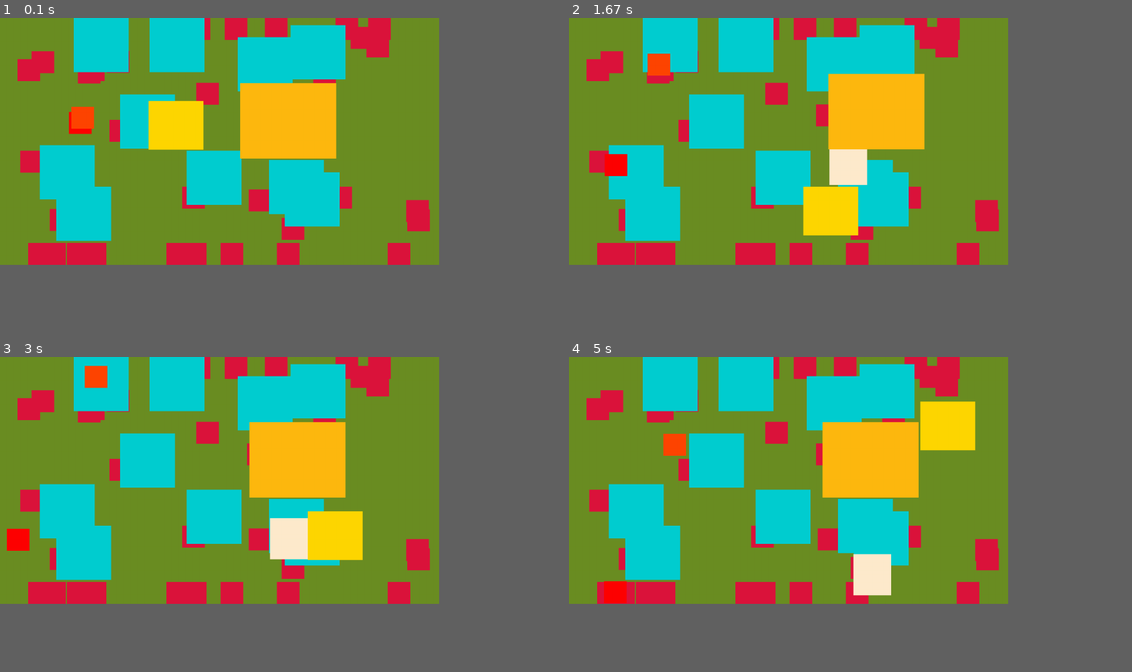
Above: before the commit, frames 1-4 (two rows, left to right).
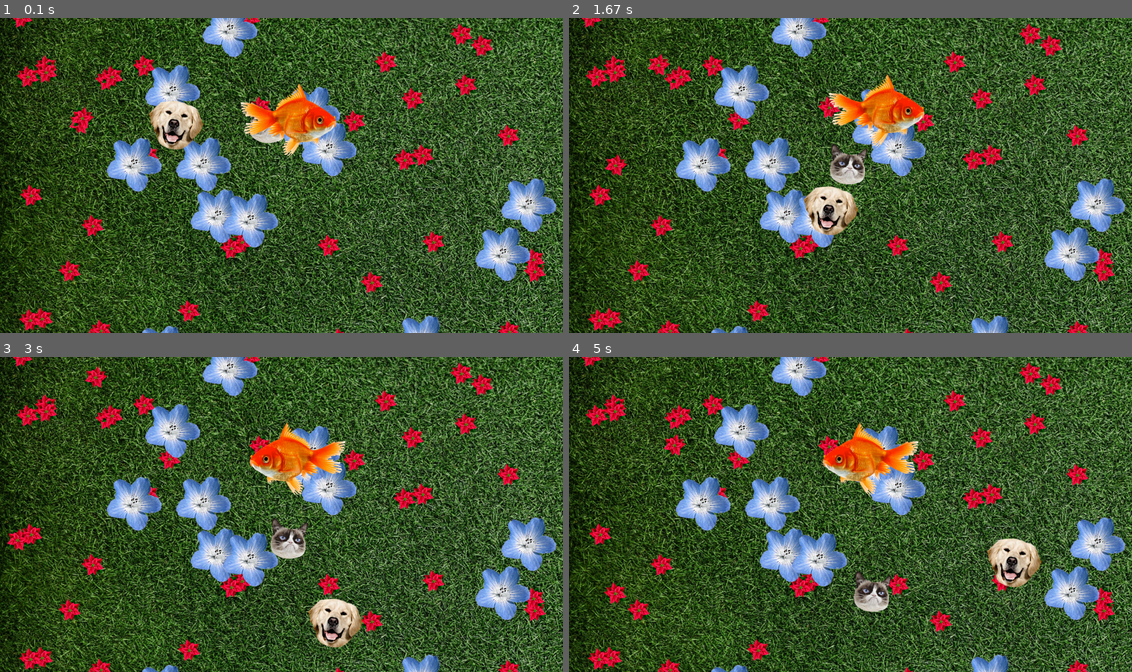
Above: after the commit, the same moments.

Repository: jimmygizmo/pygamefun
Game: pygame game, started from game/main.py
The game is run twice, just before and just after one commit, with the same random seed, the same clock (stepped at 60 frames per second) and the same inputs.
Inputs:
- Up to frame 1 (0.1 s): no input
- Up to frame 2 (1.67 s): tap Space at 0.33 s; hold Right 0.67-1.13 s; hold Up 1.17-1.47 s; hold Right from 1.5 s (still down)
- Up to frame 3 (3 s): release Right at 1.97 s; hold Left 2-2.53 s; hold Down 2.57-2.87 s; hold Left from 2.9 s (still down)
- Up to frame 4 (5 s): release Left at 3.3 s; hold Up 3.33-3.7 s; hold Right 3.73-4.37 s; hold Down 4.4-4.77 s; hold Left from 4.8 s (still down)
In our replay, the window is 702x395 before the commit and 900x504 after it. These sizes can differ from the game's own. Grey fills any space a smaller window leaves; there, only what the larger window draws over its background counts as a difference.

The runs differ from the first frame. In frame 1, 96% of the frame differs, in the area x 0-100%, y 0-100%; in frame 2, 96%; in frame 3, 98%; in frame 4, 98%.

Commit message:
fixed bug in which sprayed props were being bound at walls when legacy design allowed them to besprayed beyond or crossing edges for a nice BG look. fix was to break out wall physics in to a separate Entity method and then override it and pass it in Prop class. clean perfect fix and proper design pattern. we have good design patterns in all our OOP in this app now and it is clear we can make fixes and changes very quickly now, which is part of the huge benefit of well-designed OOP Python and a well designed class hierarchy etc.

Diff:
--- a/game/main.py
+++ b/game/main.py
@@ -9,14 +9,14 @@
 
 # ###############################################    CONFIGURATION    ##################################################
 
-SCREEN_WIDTH = 1280.0
-SCREEN_HEIGHT = 720.0
+SCREEN_WIDTH = 1640.0
+SCREEN_HEIGHT = 920.0
 TICKRATE = 60  # (frame rate) - 0/None gives maximum/unlimited. Depends on code but recently saw 500-1000 FPS.
 GAME_TITLE = 'Space Blasto'
 BGCOLOR = 'olivedrab'
 BGIMG = 'lawn-bg-dark-2560x1440.jpg'  # 'grass-field-med-1920x1249.jpg'  # 'lawn-bg-dark-2560x1440.jpg'
 ASSET_PATH = 'assets'  # Relative path with no trailing slash.
-DEBUG = True
+DEBUG = False
 ACID_MODE = False  # Suppress background re-painting. This makes objects leave psychedelic trails for a fun effect.
 
 # List of tuples of the phase name and the phase duration in frames/iterations. collections.deque.popleft() is said
@@ -192,10 +192,10 @@
        'w': 66,
        'h': 64,
        'color': 'crimson',
-       'x': 640.0,
-       'y': 360.0,
-       'spray_count': 40,
-       'spray_radius': 600.0,
+       'x': 804.0,
+       'y': 440.0,
+       'spray_count': 60,
+       'spray_radius': 780.0,
     },
     {
        'name': 'blue-flower',
@@ -204,10 +204,10 @@
        'w': 160,
        'h': 158,
        'color': 'darkturquoise',
-       'x': 510.0,
-       'y': 160.0,
-       'spray_count': 10,
-       'spray_radius': 480.0,
+       'x': 880.0,
+       'y': 360.0,
+       'spray_count': 18,
+       'spray_radius': 680.0,
     },
 ]  # prop_templates: list[PropTemplate]
 
@@ -230,7 +230,7 @@
 # #############################################    CLASS DEFINITIONS    ################################################
 
 
-class Entity(pygame.sprite.Sprite):  # TODO: Add PlayerSpec soon.
+class Entity(pygame.sprite.Sprite):
     def __init__(self,
                  groups,
                  spec: PlayerSpec | NpcSpec | PropSpec,
@@ -239,8 +239,7 @@
                  direction: pygame.math.Vector2,
                  speed: float,
                  ):
-        # self.spec: PlayerSpec | NpcSpec | PropSpec = spec  # PlayerSpec coming soon.
-        self.spec: PlayerSpec | NpcSpec | PropSpec = spec  # Phasing out most/all of this. Separately, Spec dicts are being simplified.
+        self.spec: PlayerSpec | NpcSpec | PropSpec = spec
         self.x: float = x
         self.y: float = y
         self.dir: pygame.math.Vector2 = direction  # Direction
@@ -278,31 +277,34 @@
         self.rect.center += delta_vector
         # ***************************
 
-        # Bounce off LEFT wall in X Axis
-        if self.rect.left <= 0:
-            self.rect.left = 0
-            self.dir.x *= -1
-
-        # Bounce off RIGHT wall in X Axis
-        if self.rect.right >= SCREEN_WIDTH:
-            self.rect.right = SCREEN_WIDTH
-            self.dir.x *= -1
-
-        # Bounce off TOP wall in Y Axis
-        if self.rect.top <= 0:
-            self.rect.top = 0
-            self.dir.y *= -1
-
-        # Bounce off BOTTOM wall in Y Axis
-        if self.rect.bottom >= SCREEN_HEIGHT:
-            self.rect.bottom = SCREEN_HEIGHT
-            self.dir.y *= -1
+        self.physics_outer_walls()  # Handle bouncing off walls. NOTE: Props override this and pass. Props ignore walls.
 
         # Activate the correctly-facing image, based on X direction.
         if self.dir.x < 0:
             self.image = self.image_l
         else:
             self.image = self.image_r
+
+    def physics_outer_walls(self):
+        # Bounce off LEFT wall in X Axis
+        if self.rect.left <= 0:
+            self.rect.left = 0
+            self.dir.x *= -1
+
+        # Bounce off RIGHT wall in X Axis
+        if self.rect.right >= SCREEN_WIDTH:
+            self.rect.right = SCREEN_WIDTH
+            self.dir.x *= -1
+
+        # Bounce off TOP wall in Y Axis
+        if self.rect.top <= 0:
+            self.rect.top = 0
+            self.dir.y *= -1
+
+        # Bounce off BOTTOM wall in Y Axis
+        if self.rect.bottom >= SCREEN_HEIGHT:
+            self.rect.bottom = SCREEN_HEIGHT
+            self.dir.y *= -1
 
 
 class Player(Entity):
@@ -314,19 +316,24 @@
                  direction: pygame.math.Vector2,
                  speed: float,
                  ):
-        self.keys: pygame.key.ScancodeWrapper = pygame.key.ScancodeWrapper()
+        # Consider that unless the following two keys ever need to persist until the next frame/iteration, they could
+        # be moved into local variables inside update. I could only forsee a weird de-bounce need edge-case to be a
+        # scenario in which you would need to persist key scans in an instance attibute, so barring those, TODO: move them.
+        self.keys: pygame.key.ScancodeWrapper = pygame.key.ScancodeWrapper()  # TODO: hort-lived. Consider moving into a local var.
+        self.recent_keys: pygame.key.ScancodeWrapper = pygame.key.ScancodeWrapper()  # TODO: Short-lived. Consider moving into a local var.
         super().__init__(groups, spec, x, y, direction, speed)  # super.update() could be done first before setting all the self.* but for now I have them last.
 
     def update(self, delta_time: float, ephase_name: str):
         enviro_influence(self, ephase_name)
 
         self.keys = pygame.key.get_pressed()  # *** MyPy ERROR suggests that self.keys maybe should be ScancodeWrapper ???
+        self.recent_keys = pygame.key.get_just_pressed()  # *** MyPy ERROR suggests that self.keys maybe should be ScancodeWrapper ???
         self.dir.x = int(self.keys[pygame.K_RIGHT]) - int(self.keys[pygame.K_LEFT])
         self.dir.y = int(self.keys[pygame.K_DOWN]) - int(self.keys[pygame.K_UP])
 
         self.dir = self.dir.normalize() if self.dir else self.dir
 
-        if self.keys[pygame.K_SPACE]:
+        if self.recent_keys[pygame.K_SPACE]:
             print('fire laser')
 
         # NOTE: WE UPDATE BASED ON INPUT --BEFORE-- WE CHECK FOR WALL COLLISION/BOUNCING (in super/Entity).
@@ -363,6 +370,14 @@
 
     def update(self, delta_time: float, ephase_name: str):
         super().update(delta_time, ephase_name)
+
+    def physics_outer_walls(self):  # Overrides Entity.physics_outer_walls, so we can disable that for Props.
+        # print(f"Since in Prop class, physics_outer_walls has been overridden: pass. Walls don't bound props.")
+        # NOTE: In the Player and Npc classes, this is not overridden and Entity.physics_outer_walls() takes effect.
+        # The result is that Props can be 'sprayed' crossing or even beyond display_surface boundaries, while Npc and
+        # Player instances will bounce off of walls or stop up against them but not cross them, depending on other
+        # motion factors/controls.
+        pass
 
 
 # #############################################    FUNCTION DEFINITIONS    #############################################
